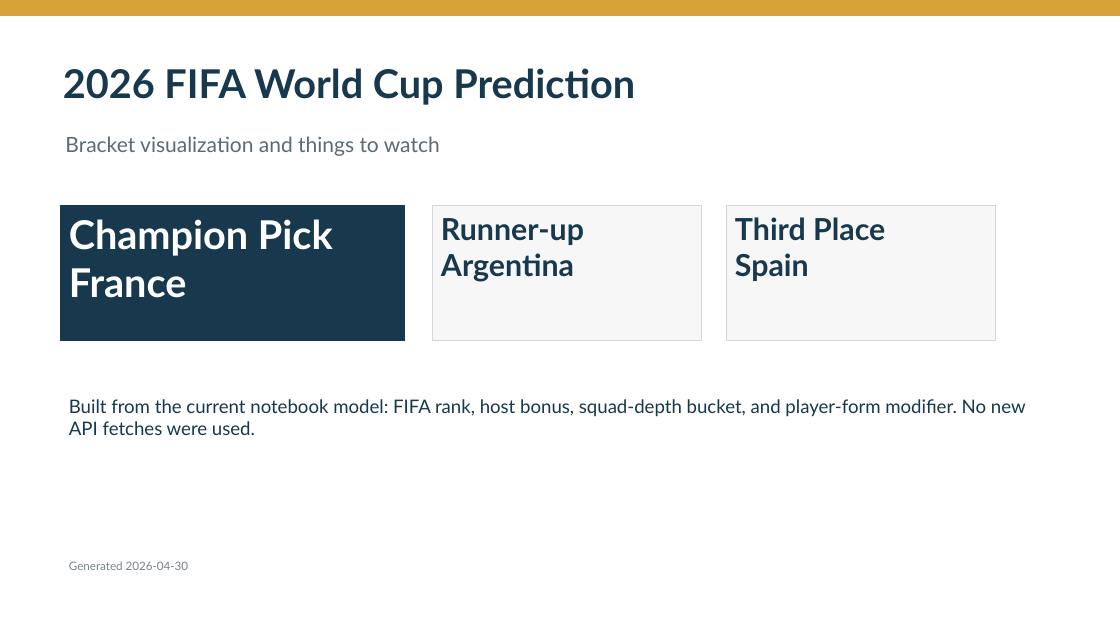
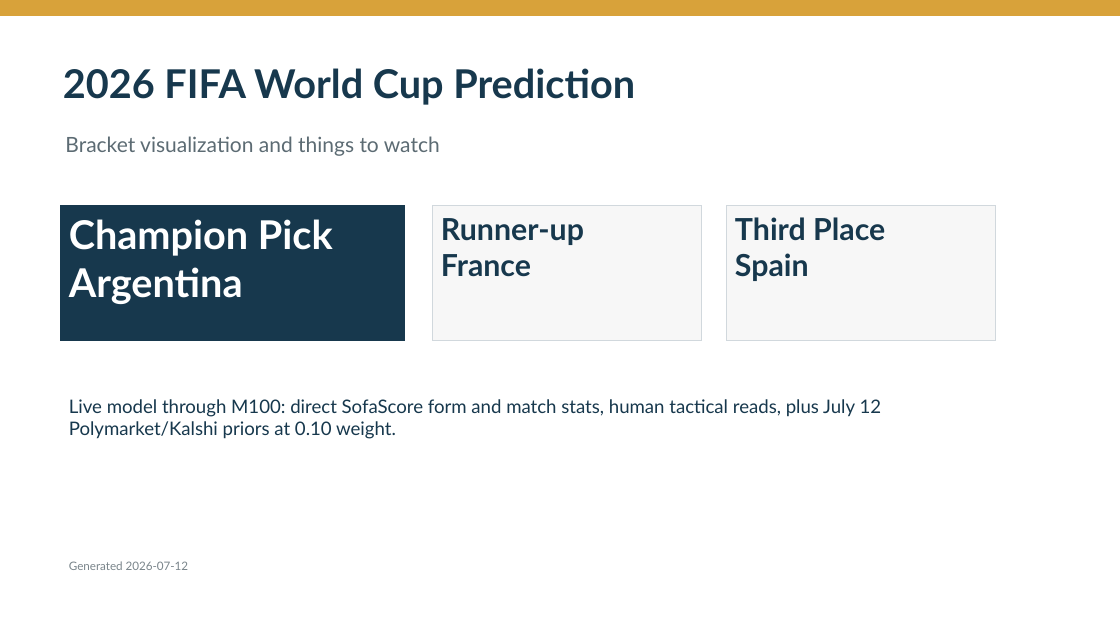
Before and after one commit to Zyy7390/worldcup26, a slide deck: slide 1 of outputs/presentations/worldcup_2026_prediction_bracket_deck.pptx. Drawn at 1120x630 pixels with LibreOffice and Linux fonts; fonts in the diff are those of the drawing. Boxes give left, top, right and bottom in pixels: in the first picture for what was removed or moved away, otherwise in the second. Text is boxed around its words. In the diff, an @@ line names an element or a change of style, - is before the commit and + after.

Commit message:
Refresh forecast through World Cup quarterfinals

```diff
--- a/outputs/presentations/worldcup_2026_prediction_bracket_deck.pptx
+++ b/outputs/presentations/worldcup_2026_prediction_bracket_deck.pptx
@@ text in rectangle at [69,267,243,304]: text changed @@
-France
+Argentina
@@ text in rectangle at [441,254,531,277]: text changed @@
-Argentina
+France
@@ text at [69,399,882,439]: text changed @@
-Built from the current notebook model: FIFA rank, host bonus, squad-depth bucket, and player-form modifier. No new API fetches were used.
+Live model through M100: direct SofaScore form and match stats, human tactical reads, plus July 12 Polymarket/Kalshi priors at 0.10 weight.
@@ text at [69,561,189,570]: text changed @@
-Generated 2026-04-30
+Generated 2026-07-12
```
Also in this commit, not shown: 7 other slides changed, 33 other files.
